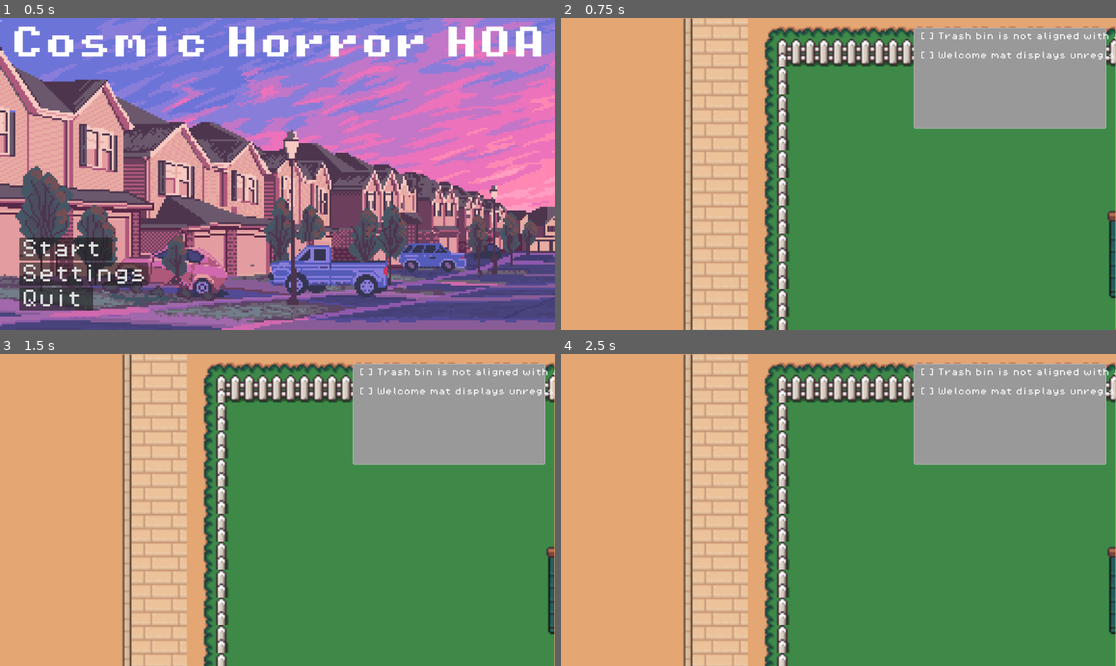
Above: before the commit, frames 1-4 (two rows, left to right).
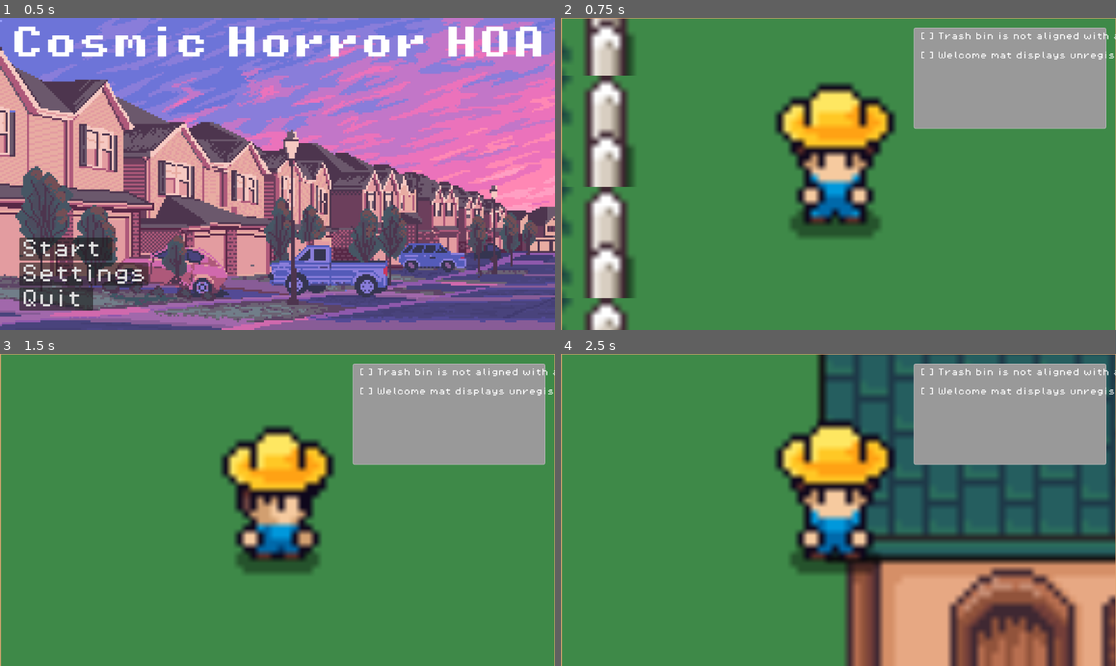
Above: after the commit, the same moments.

Repository: rae-ralston/cosmic-horror-hoa
Game: Godot game, scene res://scenes/StartUI.tscn
Two runs of this game, one before a commit and one after it. Both use one fixed random seed, a clock stepped at 60 frames per second and the inputs below.
Inputs:
- Up to frame 1 (0.5 s): no input
- Up to frame 2 (0.75 s): click "Start" at 0.5 s
- Up to frame 3 (1.5 s): tap Enter (ui_accept) at 1.25 s; hold Right (ui_right) from 1.28 s (still down)
- Up to frame 4 (2.5 s): tap Enter (ui_accept) at 1.52, 2.27 s; release Right (ui_right) at 2.03 s; hold Down (ui_down) from 2.03 s (still down)

Frame 1 is identical in both runs. In frame 2, 52% of the frame differs, in the area x 0-100%, y 0-100%; in frame 3, 51%; in frame 4, 83%.

Commit message:
add player movement to main character

Diff:
--- a/scenes/game.tscn
+++ b/scenes/game.tscn
@@ -1,10 +1,11 @@
-[gd_scene load_steps=8 format=3 uid="uid://bsneu6mo1x44l"]
+[gd_scene load_steps=9 format=3 uid="uid://bsneu6mo1x44l"]
 
 [ext_resource type="Script" uid="uid://bhyrnlv1g4ay5" path="res://scripts/game.gd" id="1_uwrxv"]
 [ext_resource type="PackedScene" uid="uid://dfxx88ir3r5eg" path="res://scenes/environment.tscn" id="2_yqjtg"]
 [ext_resource type="Script" uid="uid://cil60usxpugy6" path="res://scripts/citations_manager.gd" id="3_lnu2h"]
 [ext_resource type="Script" uid="uid://clnctuxn64jq5" path="res://scripts/citation_row.gd" id="4_iywne"]
-[ext_resource type="Script" uid="uid://c8uqcx2xh0341" path="res://scripts/citations_list_ui.gd" id="4_lbhrr"]
+[ext_resource type="Script" uid="uid://c8uqcx2xh0341" path="res://scripts/citations_list_ui.gd" id="5_lbhrr"]
+[ext_resource type="PackedScene" uid="uid://player_scene" path="res://scenes/player.tscn" id="6_player"]
 
 [sub_resource type="StyleBoxFlat" id="StyleBoxFlat_p57ef"]
 border_width_left = 1
@@ -95,10 +96,13 @@
 
 [node name="World" type="Node2D" parent="GameView/GameViewport"]
 
-[node name="Camera2D" type="Camera2D" parent="GameView/GameViewport/World"]
-position = Vector2(-1, 0)
-
 [node name="environment" parent="GameView/GameViewport/World" instance=ExtResource("2_yqjtg")]
 position = Vector2(106.38816, 97.753845)
 
+[node name="player" parent="GameView/GameViewport/World" instance=ExtResource("6_player")]
+position = Vector2(0, 0)
+
+[node name="Camera2D" type="Camera2D" parent="GameView/GameViewport/World/player"]
+zoom = Vector2(4, 4)
+
 [connection signal="citations_changed" from="CitationsManager" to="." method="_on_citations_manager_citations_changed"]
--- a/scenes/player.tscn
+++ b/scenes/player.tscn
@@ -1,7 +1,7 @@
 [gd_scene load_steps=4 format=3 uid="uid://player_scene"]
 
 [ext_resource type="Script" path="res://scripts/player.gd" id="1_player"]
-[ext_resource type="Texture2D" uid="uid://cjlg0s6f1bncl" path="res://assets/sprites/knight.png" id="2_knight"]
+[ext_resource type="Texture2D" uid="uid://d1ppem2khy8qi" path="res://assets/sprites/main_character.png" id="2_main_char"]
 
 [sub_resource type="CapsuleShape2D" id="CapsuleShape2D_1"]
 radius = 8.0
@@ -13,8 +13,7 @@
 [node name="CollisionShape2D" type="CollisionShape2D" parent="."]
 shape = SubResource("CapsuleShape2D_1")
 
-[node name="Sprite2D" type="Sprite2D" parent="."]
-texture = ExtResource("2_knight")
+[node name="AnimatedSprite2D" type="AnimatedSprite2D" parent="."]
 
 [node name="held_item" type="Sprite2D" parent="."]
 visible = false
--- a/scripts/player.gd
+++ b/scripts/player.gd
@@ -5,18 +5,95 @@
 @export var acceleration: float = 1000.0
 @export var friction: float = 1000.0
 
+# Sprite sheet configuration
+const FRAME_WIDTH: int = 64
+const FRAME_HEIGHT: int = 64
+const COLUMNS: int = 6
+
+# Animation tracking
+var current_direction: String = "down"
+var is_moving: bool = false
+
 # Inventory system
 var inventory: Array[String] = []
 var held_item: Texture2D = null  # Currently held/carried item texture
 var held_item_name: String = ""
 
+@onready var animated_sprite: AnimatedSprite2D = $AnimatedSprite2D
+
 func _ready() -> void:
+	# Setup animations from sprite sheet
+	_setup_animations()
+
 	# Hide held item initially (will be shown when item is picked up)
 	var held_item_node = get_node_or_null("held_item")
 	if held_item_node:
 		held_item_node.visible = false
 	# Connect to pickup items in the scene
 	_connect_to_pickup_items()
+
+	# Start with idle animation
+	animated_sprite.play("idle_down")
+
+func _setup_animations() -> void:
+	var sprite_sheet = preload("res://assets/sprites/main_character.png")
+	var sprite_frames = SpriteFrames.new()
+
+	# Remove default animation if it exists
+	if sprite_frames.has_animation("default"):
+		sprite_frames.remove_animation("default")
+
+	# Define animations: name -> [row, frame_count]
+	# Based on the sprite sheet layout:
+	# Row 0: Walk down (6 frames)
+	# Row 1: Walk right (6 frames)
+	# Row 2: Walk up (6 frames)
+	# Row 5: Walk left (6 frames)
+	var walk_animations = {
+		"walk_down": [0, 6],
+		"walk_right": [1, 6],
+		"walk_up": [2, 6],
+		"walk_left": [5, 6]
+	}
+
+	# Idle animations use first frame of each walk direction
+	var idle_animations = {
+		"idle_down": [0, 0],   # Row 0, frame 0
+		"idle_right": [1, 0],  # Row 1, frame 0
+		"idle_up": [2, 0],     # Row 2, frame 0
+		"idle_left": [5, 0]    # Row 5, frame 0
+	}
+
+	# Create walk animations
+	for anim_name in walk_animations:
+		var row = walk_animations[anim_name][0]
+		var frame_count = walk_animations[anim_name][1]
+
+		sprite_frames.add_animation(anim_name)
+		sprite_frames.set_animation_speed(anim_name, 10.0)
+		sprite_frames.set_animation_loop(anim_name, true)
+
+		for i in range(frame_count):
+			var atlas_texture = AtlasTexture.new()
+			atlas_texture.atlas = sprite_sheet
+			atlas_texture.region = Rect2(i * FRAME_WIDTH, row * FRAME_HEIGHT, FRAME_WIDTH, FRAME_HEIGHT)
+			sprite_frames.add_frame(anim_name, atlas_texture)
+
+	# Create idle animations (single frame)
+	for anim_name in idle_animations:
+		var row = idle_animations[anim_name][0]
+		var frame = idle_animations[anim_name][1]
+
+		sprite_frames.add_animation(anim_name)
+		sprite_frames.set_animation_speed(anim_name, 5.0)
+		sprite_frames.set_animation_loop(anim_name, true)
+
+		var atlas_texture = AtlasTexture.new()
+		atlas_texture.atlas = sprite_sheet
+		atlas_texture.region = Rect2(frame * FRAME_WIDTH, row * FRAME_HEIGHT, FRAME_WIDTH, FRAME_HEIGHT)
+		sprite_frames.add_frame(anim_name, atlas_texture)
+
+	animated_sprite.sprite_frames = sprite_frames
 
 func _connect_to_pickup_items() -> void:
 	# Wait a frame for all nodes to be ready
@@ -39,12 +116,41 @@
 		input_vector = input_vector.normalized()
 		# Apply acceleration
 		velocity = velocity.move_toward(input_vector * speed, acceleration * delta)
+		is_moving = true
+
+		# Determine direction based on input (prioritize horizontal)
+		if abs(input_vector.x) > abs(input_vector.y):
+			if input_vector.x > 0:
+				current_direction = "right"
+			else:
+				current_direction = "left"
+		else:
+			if input_vector.y > 0:
+				current_direction = "down"
+			else:
+				current_direction = "up"
 	else:
 		# Apply friction when no input
 		velocity = velocity.move_toward(Vector2.ZERO, friction * delta)
+		is_moving = false
+
+	# Update animation
+	_update_animation()
 
 	# Move the character
 	move_and_slide()
+
+func _update_animation() -> void:
+	var anim_name: String
+
+	if is_moving:
+		anim_name = "walk_" + current_direction
+	else:
+		anim_name = "idle_" + current_direction
+
+	# Only change animation if different from current
+	if animated_sprite.animation != anim_name:
+		animated_sprite.play(anim_name)
 
 func _on_item_picked_up(item: Area2D, item_texture: Texture2D, item_name: String) -> void:
 	# If already holding something, add it to inventory first
Not shown: 1 places in scenes/game.tscn that only renumber resources
